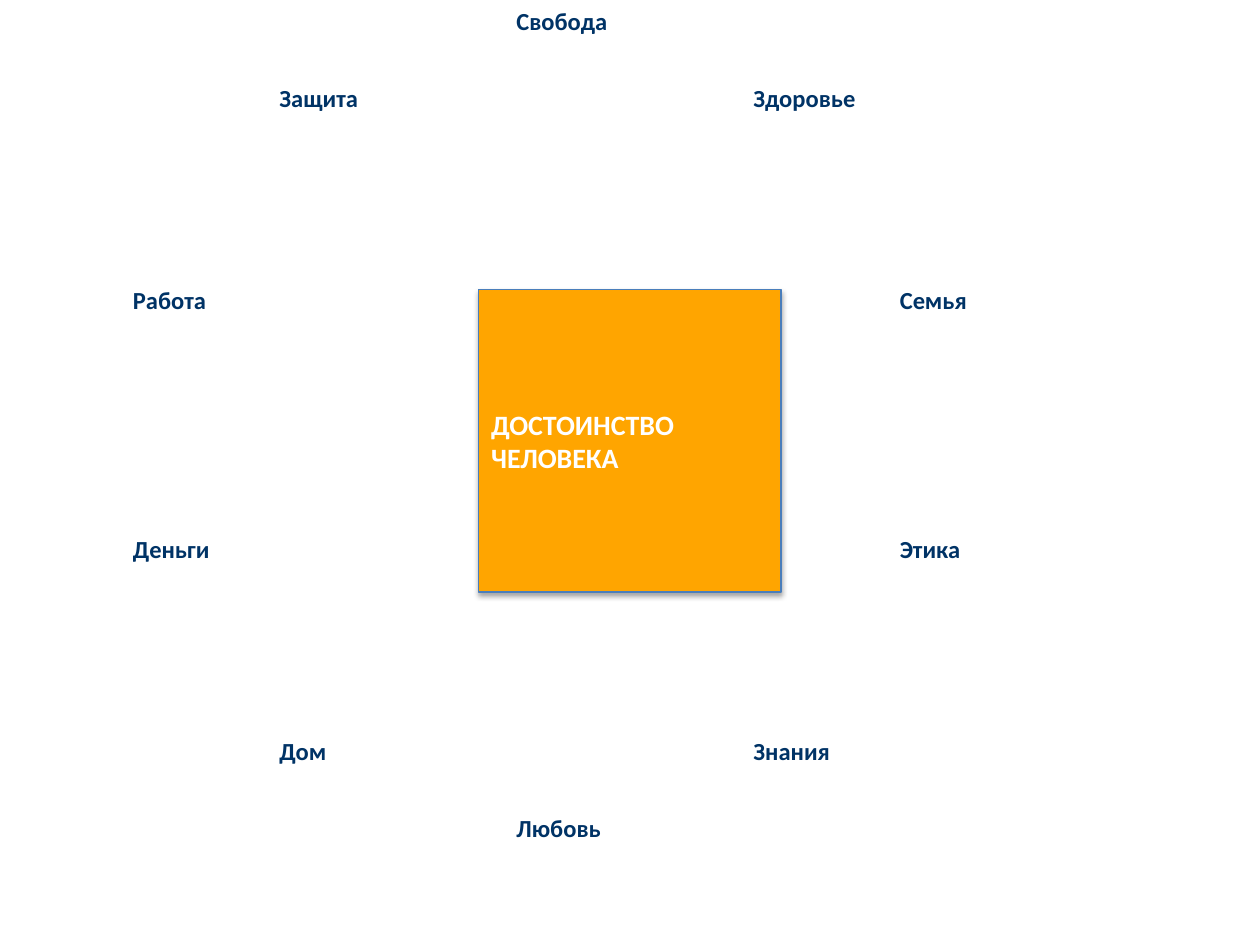
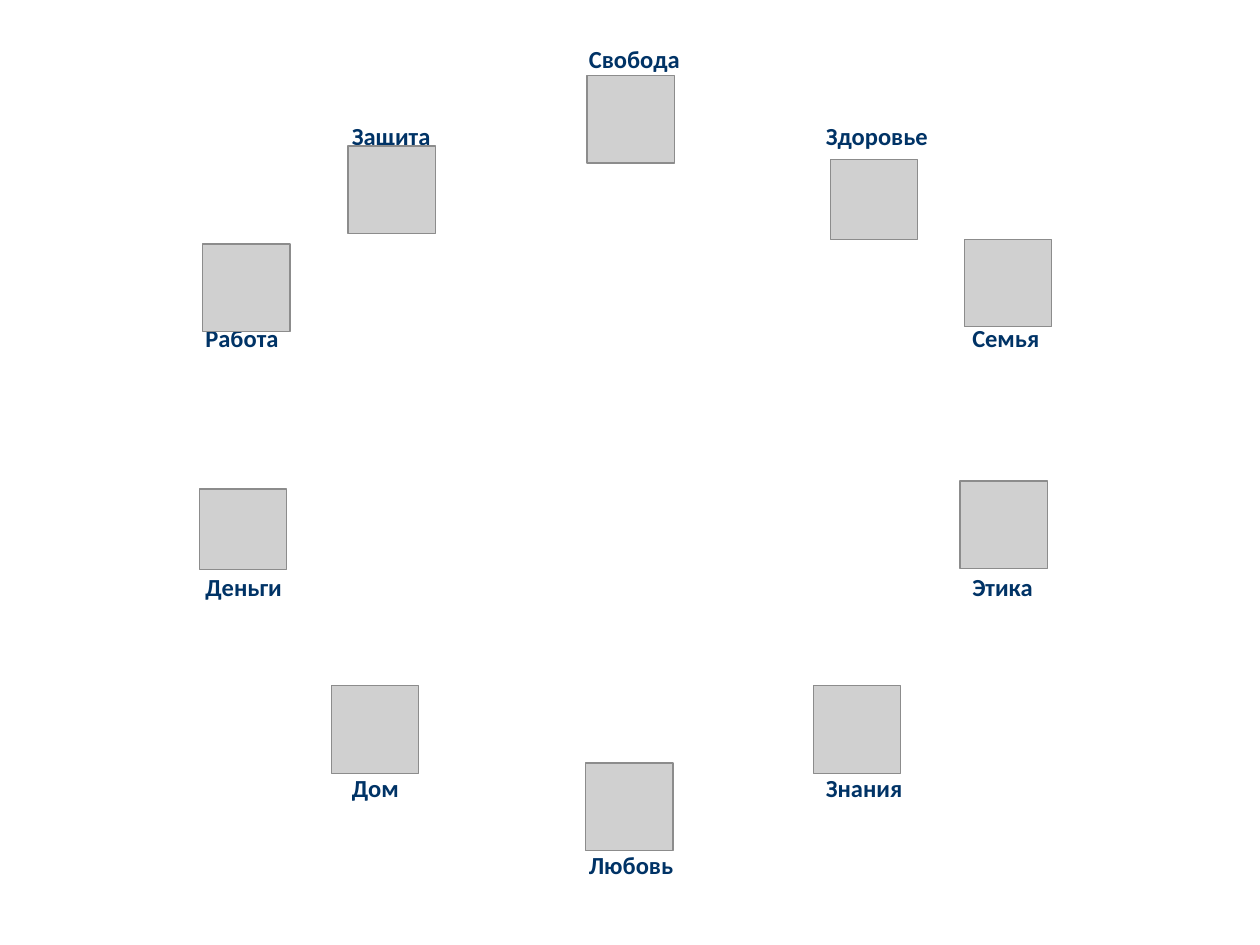
Before and after one commit to Boris-1950/vas2025, a slide deck: slide 1 of images/базовый слайд.pptx. Drawn at 1260x945 pixels with LibreOffice and Linux fonts; fonts in the diff are those of the drawing; grey boxes stand for pictures. Boxes give left, top, right and bottom in pixels: in the first picture for what was removed or moved away, otherwise in the second. Text is boxed around its words. In the diff, an @@ line names an element or a change of style, - is before the commit and + after.

```diff
--- a/images/базовый слайд.pptx
+++ b/images/базовый слайд.pptx
@@ group added at <box>199,76,1051,850</box>: 10 pictures @@
@@ rectangle removed at <box>479,290,781,592</box> @@
-ДОСТОИНСТВО
-ЧЕЛОВЕКА
@@ 3 texts: place and size @@
-3 texts at <box>133,91,358,562</box>
+3 texts at <box>205,125,431,600</box>
@@ 5 texts: place and size @@
-5 texts at <box>516,13,967,838</box>
+5 texts at <box>589,51,1039,875</box>
@@ text "Дом": place and size @@
-text "Дом" at <box>279,744,326,764</box>
+text "Дом" at <box>352,781,399,801</box>
@@ text "Знания": place and size @@
-text "Знания" at <box>753,744,830,760</box>
+text "Знания" at <box>826,781,903,797</box>
```
Also in this commit, not shown: 9 other files.
